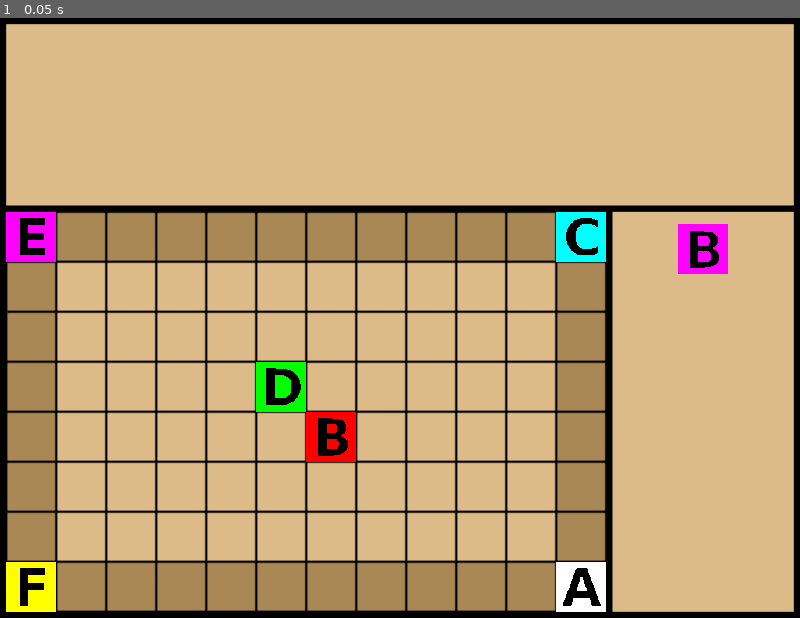
Above: before the commit, frame 1.
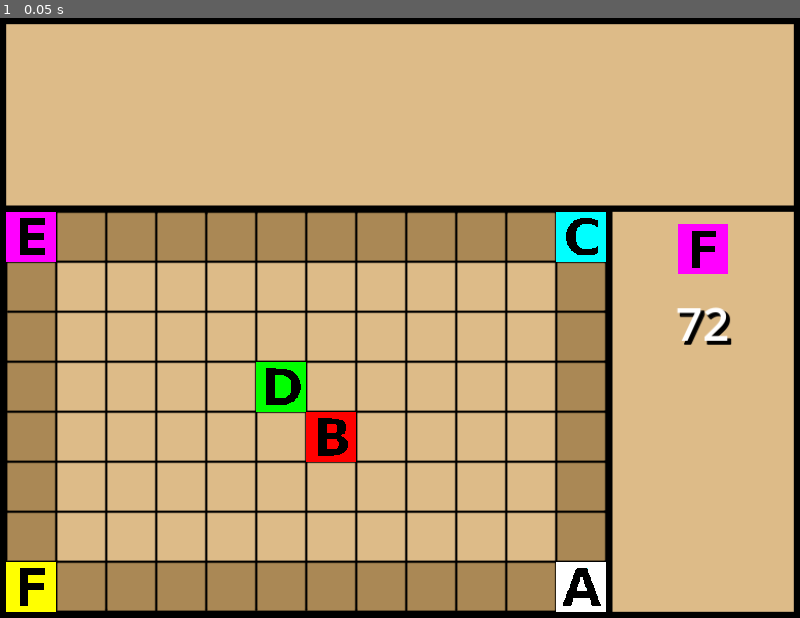
Above: after the commit, the same moment.

Repository: Infini-Creation/Ishid-O-Matic_Reborn
Game: Godot game, scene res://Scenes/game.tscn
Same seed, same stepped clock (60 frames per second), same inputs: the game is played once before the commit and once after it.
Inputs:
- Up to frame 1 (0.05 s): no input

The runs differ from the first frame. In frame 1, 0.3% of the frame differs, in the area x 84-92%, y 35-55%.

Commit message:
-deck init & tile check done
-improve board initialisation picking all needed shapes & colors, avoiding array resizing as much as possible
-add right adjacent tiles check accordng to game rules
-add a dummy deck count display (still need improvements & fix)

Diff:
--- a/project/Scenes/game.tscn
+++ b/project/Scenes/game.tscn
@@ -1,7 +1,9 @@
-[gd_scene load_steps=3 format=3 uid="uid://y6wrq7owermg"]
+[gd_scene load_steps=4 format=3 uid="uid://y6wrq7owermg"]
 
 [ext_resource type="Texture2D" uid="uid://dfwg8qoeppdln" path="res://Arts/Gfx/Board/board.png" id="1_ah41p"]
 [ext_resource type="Script" path="res://Scripts/grid.gd" id="2_b52qq"]
+
+[sub_resource type="SystemFont" id="SystemFont_vr8di"]
 
 [node name="Game" type="Node2D"]
 
@@ -19,30 +21,52 @@
 offset_bottom = 40.0
 
 [node name="HBoxContainer" type="HBoxContainer" parent="UI"]
-offset_right = 40.0
-offset_bottom = 40.0
+layout_mode = 0
+offset_left = 8.0
+offset_top = 8.0
+offset_right = 1016.0
+offset_bottom = 240.0
+
+[node name="MarginContainer" type="MarginContainer" parent="UI/HBoxContainer"]
+layout_mode = 2
+
+[node name="MarginContainer2" type="MarginContainer" parent="UI/HBoxContainer"]
+layout_mode = 2
+
+[node name="MarginContainer3" type="MarginContainer" parent="UI/HBoxContainer"]
+layout_mode = 2
 
 [node name="VBoxContainer" type="VBoxContainer" parent="UI"]
+layout_mode = 0
 offset_left = 784.0
 offset_top = 248.0
 offset_right = 1016.0
 offset_bottom = 760.0
 
 [node name="MarginContainer" type="MarginContainer" parent="UI/VBoxContainer"]
-offset_right = 232.0
-offset_bottom = 32.0
+layout_mode = 2
 theme_override_constants/margin_left = 16
 theme_override_constants/margin_top = 16
 theme_override_constants/margin_right = 16
 theme_override_constants/margin_bottom = 16
 
 [node name="NextTileDisplay" type="TextureRect" parent="UI/VBoxContainer/MarginContainer"]
-offset_left = 16.0
-offset_top = 16.0
-offset_right = 216.0
-offset_bottom = 16.0
+layout_mode = 2
 mouse_filter = 2
 stretch_mode = 5
+
+[node name="TmpAvailDeckTiles" type="Label" parent="UI/VBoxContainer"]
+layout_mode = 2
+theme_override_colors/font_shadow_color = Color(0, 0, 0, 1)
+theme_override_constants/shadow_offset_x = 4
+theme_override_constants/shadow_offset_y = 4
+theme_override_constants/shadow_outline_size = 4
+theme_override_constants/line_spacing = 0
+theme_override_fonts/font = SubResource("SystemFont_vr8di")
+theme_override_font_sizes/font_size = 60
+text = "72"
+horizontal_alignment = 1
+vertical_alignment = 1
 
 [node name="grid" type="Node2D" parent="."]
 script = ExtResource("2_b52qq")
--- a/project/Scripts/grid.gd
+++ b/project/Scripts/grid.gd
@@ -144,41 +144,46 @@
 	var shape_picked : Dictionary = {}
 	var color_picked : Dictionary = {}
 	var select_this_tile : bool = true
-	var next_tile : Node2D = null
+	var current_tile : Node2D = null
 	var unique_tiles_set : Array = []
 	var tileIndex : int = 0
+	var deck_index : int = 0
 	var iteration_needed : int = 0
 
 	# TODO hardcoded values here to replace
 	while (shape_picked.size() < 6 and color_picked.size() < 6):
 
-		next_tile = pick_next_tile()
+		current_tile = deck[deck_index]
+		##deck_index += 1
+
 		iteration_needed += 1
 
-		print("next tile c=" + next_tile.color + " s=" + next_tile.shape)
+		print("next tile (di="+str(deck_index)+") c=" + current_tile.color + " s=" + current_tile.shape)
 		print("colors picked="+str(color_picked))
 		print("shapes picked="+str(shape_picked))
 
-		if (color_picked.has(next_tile.color)):
-			print("color : " + next_tile.color + " have already been picked, rejected")
+		if (color_picked.has(current_tile.color)):
+			print("color : " + current_tile.color + " have already been picked, rejected")
 			select_this_tile = false
-		if (shape_picked.has(next_tile.shape)):
-			print("shape : " + next_tile.shape + " have already been picked, rejected")
+		if (shape_picked.has(current_tile.shape)):
+			print("shape : " + current_tile.shape + " have already been picked, rejected")
 			select_this_tile = false
 
 		print("tile selected="+str(select_this_tile))
 
 		if (select_this_tile == true):
-			print("tile["+str(next_tile)+"] added to unique tiles set")
-			unique_tiles_set.append(next_tile)
-
-			color_picked[next_tile.color] = 1
-			shape_picked[next_tile.shape] = 1
+			print("tile["+str(current_tile)+"] added to unique tiles set")
+			unique_tiles_set.append(current_tile)
+
+			deck.remove_at(deck_index)
+			color_picked[current_tile.color] = 1
+			shape_picked[current_tile.shape] = 1
 		else:
-			print("tile["+str(next_tile)+"] NOT added to unique tiles set")
-			#~little helper put back tile to deck
-			deck.push_back(next_tile)
-			next_tile = null
+			print("tile["+str(current_tile)+"] NOT added to unique tiles set (di="+str(deck_index)+")")
+
+			#deck.push_back(current_tile)
+			deck_index += 1
+			current_tile = null
 			select_this_tile = true
 
 	print("Iterations needed=" + str(iteration_needed))
@@ -212,10 +217,12 @@
 
 func pick_next_tile() -> Node2D:
 	var tile : Node2D = null
+	var DeckCountDisplay = get_tree().get_root().get_node("Game").get_node("UI").get_node("VBoxContainer").get_node("TmpAvailDeckTiles")
 
 	if (deck.size() > 0):
 		tile = deck.pop_front()
 		print("PiNT: (ds="+str(deck.size())+")  Tile=["+str(tile)+"]")
+		DeckCountDisplay.text = str(deck.size())
 	return tile
 
 
@@ -228,62 +235,115 @@
 
 
 func check_adjacent_tiles(tile : Node2D, grid_position : Vector2) -> bool:
-	# no neighbor = move not allowed
-	# else : check shape/color match
-
-	var number_of_neighbor : int = 0
-	var same_shape_neighbor : int = 0
-	var same_color_neighbor : int = 0
+	#var same_shape_neighbor : int = 0
+	#var same_color_neighbor : int = 0
+
+	# 2D array where second level hold same color (idx 0) and same shape (idx 1) properties
+	var adjacent_tiles : Array = [ [null,null], [null,null], [null,null], [null,null] ]
+	var adjacent_index : int = 0
+	#var neighbor_tile : int = 0
 
 	if grid_position.x > 0 and game_board[grid_position.x-1][grid_position.y] != null:
-		number_of_neighbor += 1
+		#neighbor_tile += 1
+		#adjacent_tiles.append([])
+		#adjacent_tiles[adjacent_index].append([null, null])
 		if game_board[grid_position.x-1][grid_position.y].shape == tile.shape:
 			print("tile in x-1,y pos has same shape")
-			same_shape_neighbor += 1
+			#same_shape_neighbor += 1
+		adjacent_tiles[adjacent_index][0] = game_board[grid_position.x-1][grid_position.y].shape == tile.shape
 		if game_board[grid_position.x-1][grid_position.y].color == tile.color:
 			print("tile in x-1,y pos has same color")
-			same_color_neighbor += 1
+			#same_color_neighbor += 1
+		adjacent_tiles[adjacent_index][1] = game_board[grid_position.x-1][grid_position.y].color == tile.color
+		adjacent_index += 1
+
 	if grid_position.x < 11 and game_board[grid_position.x+1][grid_position.y] != null:
-		number_of_neighbor += 1
+		#neighbor_tile += 1
+		#adjacent_tiles.append([])
+		#adjacent_tiles[adjacent_index].append([null, null])
 		if game_board[grid_position.x+1][grid_position.y].shape == tile.shape:
 			print("tile in x+1,y pos has same shape")
-			same_shape_neighbor += 1
+			#same_shape_neighbor += 1
+		adjacent_tiles[adjacent_index][0] = game_board[grid_position.x+1][grid_position.y].shape == tile.shape
 		if game_board[grid_position.x+1][grid_position.y].color == tile.color:
 			print("tile in x+1,y pos has same color")
-			same_color_neighbor += 1
+			#same_color_neighbor += 1
+		adjacent_tiles[adjacent_index][1] = game_board[grid_position.x+1][grid_position.y].color == tile.color
+		adjacent_index += 1
+
 	if grid_position.y > 0 and game_board[grid_position.x][grid_position.y-1] != null:
-		number_of_neighbor += 1
+		#neighbor_tile += 1
+		#adjacent_tiles.append([])
+		#adjacent_tiles[adjacent_index].append([null, null])
 		if game_board[grid_position.x][grid_position.y-1].shape == tile.shape:
 			print("tile in x,y-1 pos has same shape")
-			same_shape_neighbor += 1
+			#same_shape_neighbor += 1
+		adjacent_tiles[adjacent_index][0] = game_board[grid_position.x][grid_position.y-1].shape == tile.shape
 		if game_board[grid_position.x][grid_position.y-1].color == tile.color:
 			print("tile in x,y-1 pos has same color")
-			same_color_neighbor += 1
+			#same_color_neighbor += 1
+		adjacent_tiles[adjacent_index][1] = game_board[grid_position.x][grid_position.y-1].color == tile.color
+		adjacent_index += 1
+
 	if grid_position.y < 7 and game_board[grid_position.x][grid_position.y+1] != null:
-		number_of_neighbor += 1
+		#neighbor_tile += 1
+		#adjacent_tiles.append([])
+		#adjacent_tiles[adjacent_index].append([null, null])
 		if game_board[grid_position.x][grid_position.y+1].shape == tile.shape:
 			print("tile in x,y+1 pos has same shape")
-			same_shape_neighbor += 1
+			#same_shape_neighbor += 1
+		adjacent_tiles[adjacent_index][0] = game_board[grid_position.x][grid_position.y+1].shape == tile.shape
 		if game_board[grid_position.x][grid_position.y+1].color == tile.color:
 			print("tile in x,y+1 pos has same color")
-			same_color_neighbor += 1
-	print ("CAT: NB="+str(number_of_neighbor)+" scn="+str(same_color_neighbor)+" ssn="+str(same_shape_neighbor))
-
-	if (number_of_neighbor == 0):
-		return false
-
-	return true
+			#same_color_neighbor += 1
+		adjacent_tiles[adjacent_index][1] = game_board[grid_position.x][grid_position.y+1].color == tile.color
+		adjacent_index += 1
+
+	print ("CAT: adji="+str(adjacent_index)+" adjt="+str(adjacent_tiles))
+
+	match adjacent_index:
+		0:
+			print("no neighbor case => FALSE")
+			return false
+		1:
+			print("one neighbor case:")
+			return (adjacent_tiles[0][0] or adjacent_tiles[0][1])
+		2:
+			print("two neighbors case:")
+			return (adjacent_tiles[0][0] and adjacent_tiles[1][1]) or (adjacent_tiles[0][1] and adjacent_tiles[1][0])
+		3:
+			print("three neighbors case:")
+			return ((adjacent_tiles[0][0] and adjacent_tiles[1][1] and adjacent_tiles[2][1]) or
+					(adjacent_tiles[1][0] and adjacent_tiles[0][1] and adjacent_tiles[2][1]) or
+					(adjacent_tiles[2][0] and adjacent_tiles[0][1] and adjacent_tiles[1][1]) or
+					(adjacent_tiles[0][1] and adjacent_tiles[1][0] and adjacent_tiles[2][0]) or
+					(adjacent_tiles[1][1] and adjacent_tiles[0][0] and adjacent_tiles[2][0]) or
+					(adjacent_tiles[2][1] and adjacent_tiles[0][0] and adjacent_tiles[1][0]))
+		4:
+			print("four neighbors case:")
+			return ((adjacent_tiles[0][0] and adjacent_tiles[1][0] and adjacent_tiles[2][1] and adjacent_tiles[3][1]) or
+					(adjacent_tiles[0][0] and adjacent_tiles[1][1] and adjacent_tiles[2][0] and adjacent_tiles[3][1]) or
+					(adjacent_tiles[0][0] and adjacent_tiles[1][1] and adjacent_tiles[2][1] and adjacent_tiles[3][0]) or
+					(adjacent_tiles[0][1] and adjacent_tiles[1][1] and adjacent_tiles[2][0] and adjacent_tiles[3][0]) or
+					(adjacent_tiles[0][1] and adjacent_tiles[1][0] and adjacent_tiles[2][1] and adjacent_tiles[3][0]) or
+					(adjacent_tiles[0][1] and adjacent_tiles[1][0] and adjacent_tiles[2][0] and adjacent_tiles[3][1]))
+
+	return false
 
 
 # ~add arg to print something only one
 # set flag to false outside (before the call), set it to true here at the end
 #reset ti to false after tile picked
-func preview_next_tile(next_tile : Node2D) -> void:
+# use signals here: 1 for count, 1 for tile
+#	update_deck(tile_removed)
+#	update_preview(tile)
+# + one init init_deck_signal(total tiles)
+func preview_next_tile(following_tile : Node2D) -> void:
 	var tile : Node2D
 	var NextTileDisplay = get_tree().get_root().get_node("Game").get_node("UI").get_node("VBoxContainer").get_node("MarginContainer").get_node("NextTileDisplay")
 
-	if (next_tile != null):
-		tile = next_tile
+	if (following_tile != null):
+		tile = following_tile
 	else:
 		if (deck.size() > 0):
 			tile = deck[0]
